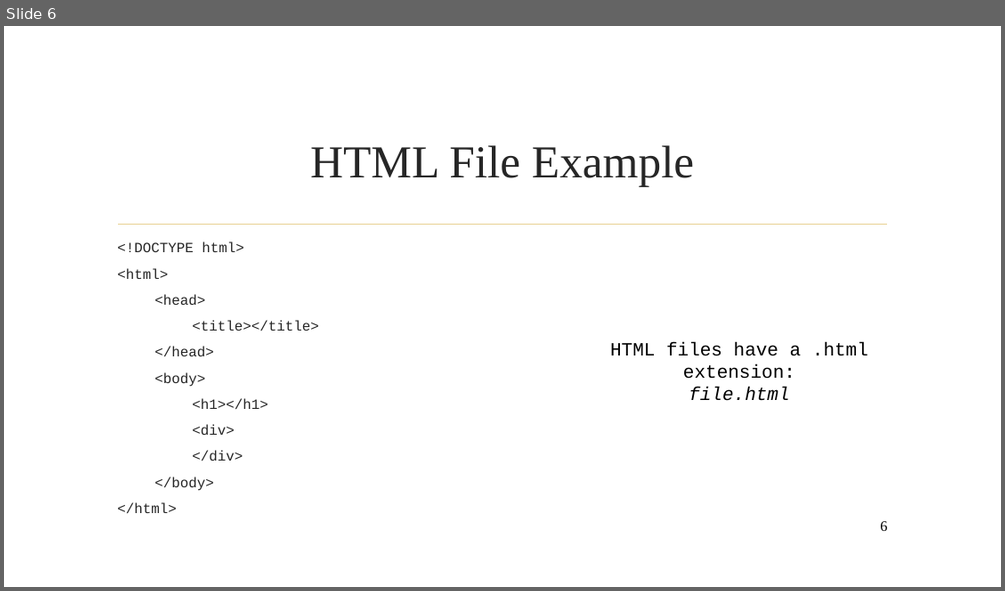
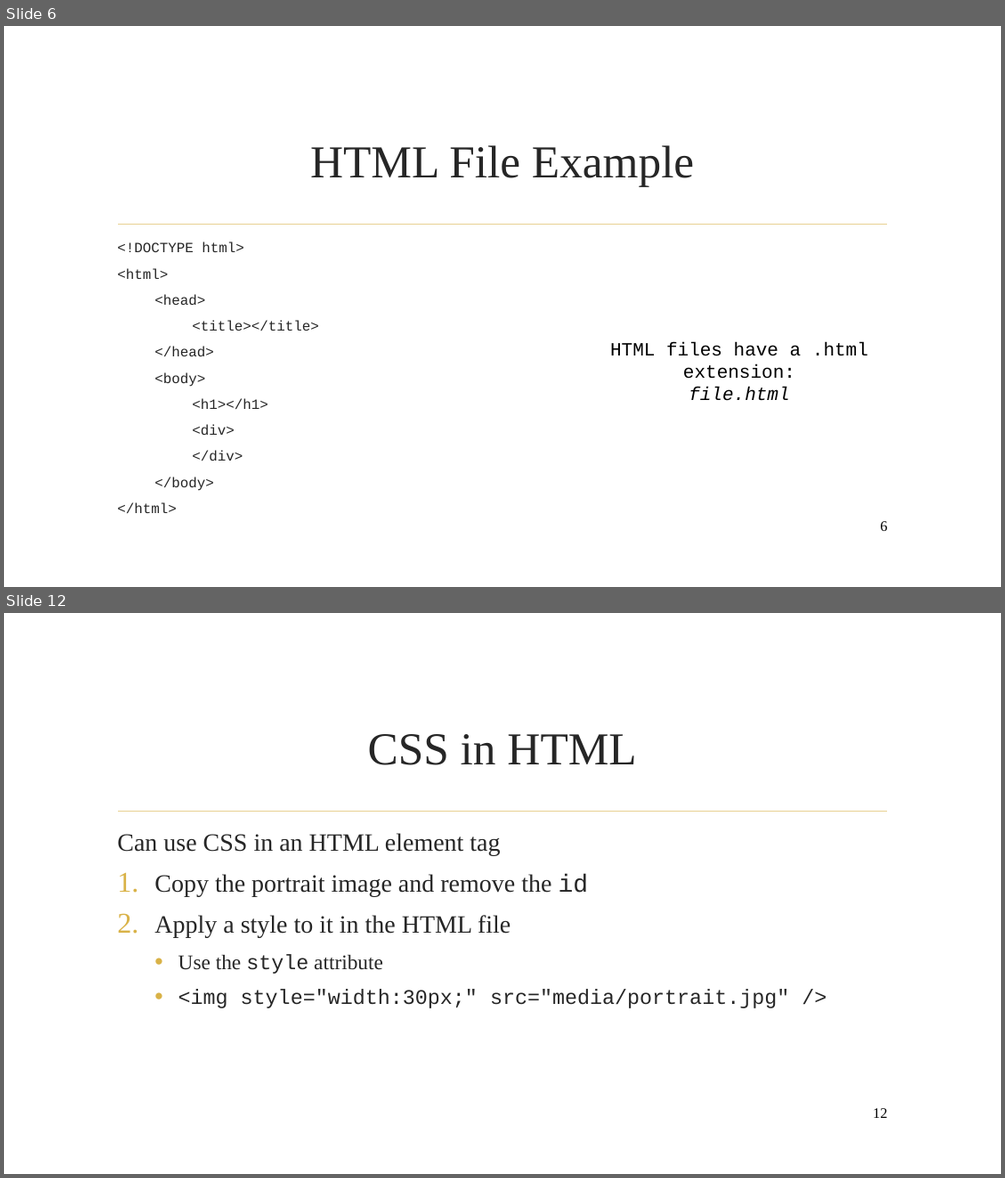
Before and after one commit to AADeLucia/beginner_web_tutorial, a slide deck: website_tutorial_beginner.pptx. Shown one above the other, each under a label of ours: slide 6 before the commit, slides 6 and 12 after it; the slides between them are not shown. The pictures are 1005x591 and 1005x1178 pixels, drawn with LibreOffice and Linux fonts; fonts in the diff are those of the drawing; background and template pictures are left out. Boxes give left, top, right and bottom in pixels: in the first picture for what was removed or moved away, otherwise in the second. Text is boxed around its words. In the diff, an @@ line names an element or a change of style, - is before the commit and + after.

```diff
--- a/website_tutorial_beginner.pptx
+++ b/website_tutorial_beginner.pptx
@@ slide 12 added at <box>4,613,1001,1174</box>, background picture (left out); not listed: 1 template element that a slide beside it also shows @@
@@ title added at <box>368,734,636,765</box>, 44 pt, text #262626 @@
+CSS in HTML
@@ text added at <box>117,833,789,1008</box>, 24 pt, text #262626 @@
+Can use CSS in an HTML element tag
+1. Copy the portrait image and remove the id
+2. Apply a style to it in the HTML file
+  • Use the style attribute
+  • <img style="width:30px;" src="media/portrait.jpg" />
@@ page number added at <box>873,1108,887,1118</box>, 14 pt, text #000000 @@
+12
```
Also in this commit, not shown: 6 slides changed, 1 other slide added, 1 slide removed, 3 other files.
